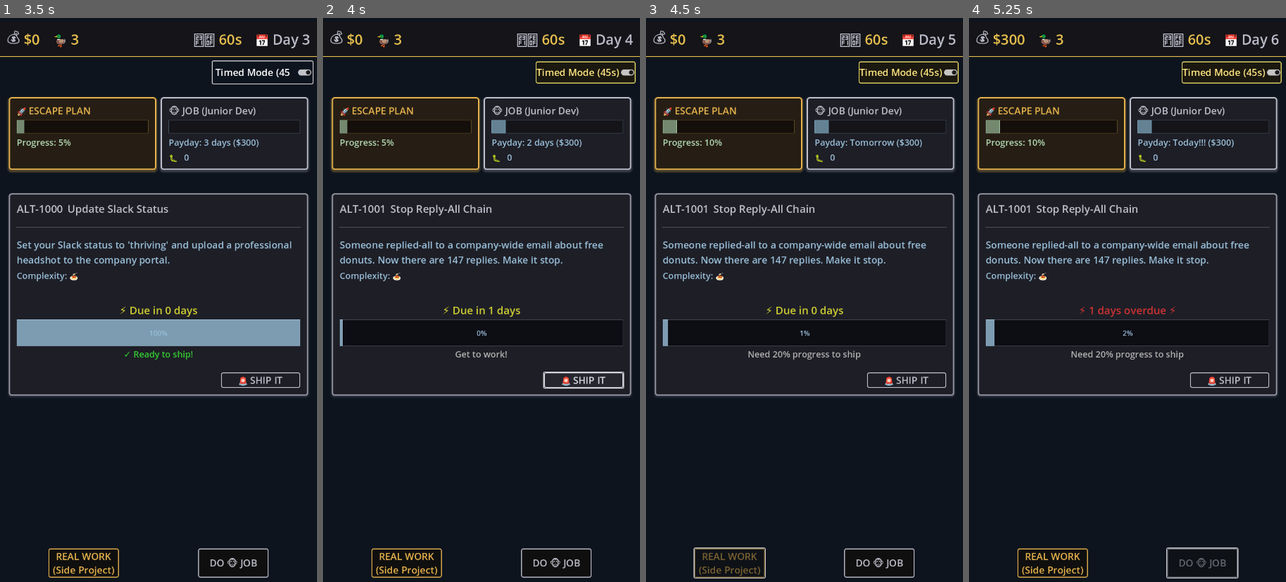
Above: before the commit, frames 1-4 (left to right).
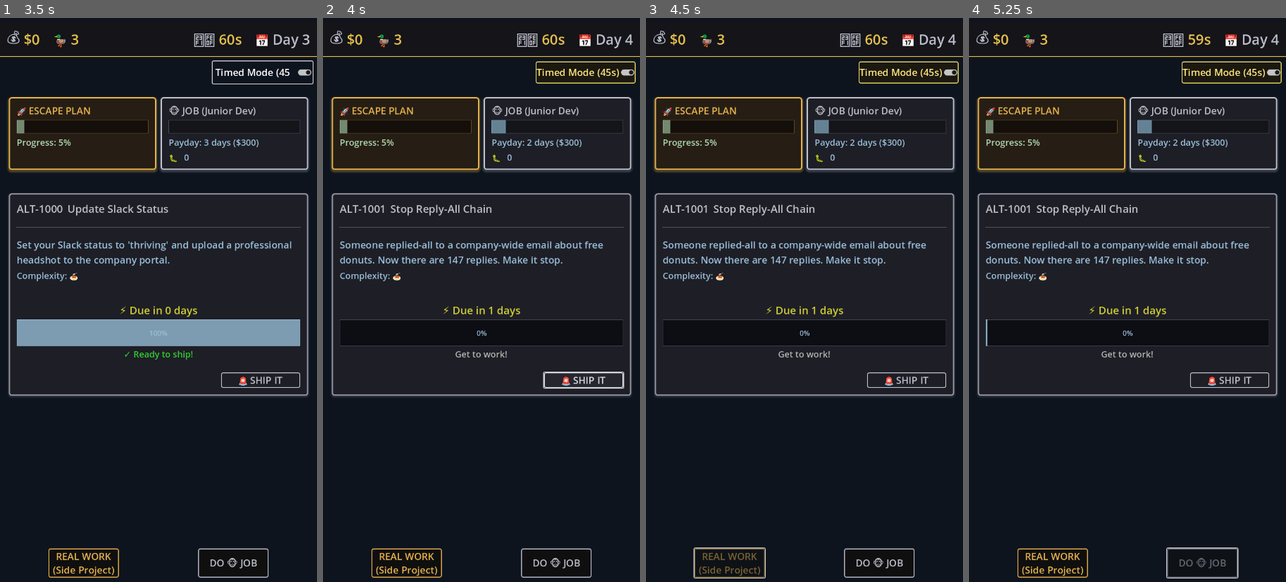
Above: after the commit, the same moments.

Repository: lmchoi/alt-f-this
Game: Godot game, scene res://scenes/game_ui.tscn
The game is run twice, just before and just after one commit, with the same random seed, the same clock (stepped at 60 frames per second) and the same inputs.
Inputs:
- Up to frame 1 (3.5 s): click "REAL WORK (Side Project)" at 0.5 s; click "🚨 SHIP IT" at 1.25 s; click "DO 🐵 JOB" at 2 s; click "Timed Mode (45s)" at 2.75 s
- Up to frame 2 (4 s): click "🚨 SHIP IT" at 3.5 s
- Up to frame 3 (4.5 s): click "REAL WORK (Side Project)" at 4.25 s
- Up to frame 4 (5.25 s): click "DO 🐵 JOB" at 5 s

Frame 1 is identical in both runs. In frame 2, less than 0.1% of the frame differs, in the area x 5-7%, y 53-59%; in frame 3, 0.6%; in frame 4, 1.1%, in the area x 5-98%, y 2-61%.

Commit message:
Add action system for timed mode player control

Diff:
--- a/autoloads/game_manager.gd
+++ b/autoloads/game_manager.gd
@@ -4,6 +4,13 @@
 enum GameMode {
 	CLASSIC,    # Turn-based: player clicks to advance
 	TIMED       # Real-time: auto-advance after timer expires
+}
+
+# Player action types (for timed mode)
+enum PlayerAction {
+	NONE,       # No action selected
+	WORKING,    # Player chose WORK action
+	HUSTLING    # Player chose HUSTLE action
 }
 
 # Action outcome types
@@ -59,6 +66,9 @@
 
 var game_mode := GameMode.CLASSIC  # Current game mode (classic turn-based or timed)
 
+# Timed mode player action (what the player is currently doing)
+var current_action := PlayerAction.NONE
+
 var current_task: Task:
 	set(value):
 		current_task = value
@@ -296,15 +306,25 @@
 	if current_task == null:
 		return
 
-	# Calculate how much work would be done in a full day
-	var bug_multiplier = get_bug_multiplier()
-	var daily_work = 100.0 / (current_task.complexity * bug_multiplier)
-
-	# Scale to this tick: (work_per_second) * (seconds_elapsed)
-	var work_per_second = daily_work / TIMED_MODE_DURATION
-	var work_this_tick = work_per_second * delta
-
-	current_task.do_work(work_this_tick)
+	# Apply work based on current action
+	match current_action:
+		PlayerAction.WORKING:
+			var bug_multiplier = get_bug_multiplier()
+			var daily_work = 100.0 / (current_task.complexity * bug_multiplier)
+			var work_per_second = daily_work / TIMED_MODE_DURATION
+			var work_this_tick = work_per_second * delta
+			current_task.do_work(work_this_tick)
+
+		PlayerAction.HUSTLING:
+			# 5% progress per day, scaled to per-second rate
+			var daily_hustle = 5.0
+			var hustle_per_second = daily_hustle / TIMED_MODE_DURATION
+			var hustle_this_tick = hustle_per_second * delta
+			side_project.progress = min(100, side_project.progress + hustle_this_tick)
+			side_project_updated.emit(side_project)
+
+		PlayerAction.NONE:
+			pass  # Do nothing
 
 func advance_turn():
 	"""Advance day and check all daily events."""
@@ -366,9 +386,10 @@
 		return ActionOutcome.DO_NOTHING
 
 	# In timed mode, work is applied incrementally via process_game_tick()
-	# This action just advances the day
+	# Set the action so work happens over time, but don't advance the day
 	if game_mode == GameMode.TIMED:
-		return ActionOutcome.NORMAL
+		current_action = PlayerAction.WORKING
+		return ActionOutcome.DO_NOTHING
 
 	# Classic mode: apply full day's work immediately
 	# _trigger_random_work_event():
@@ -408,7 +429,13 @@
 		event_occurred.emit({"text": "Side project is complete!\n\nNow you just need the money to escape...", "money": 0, "ducks": 0})
 		return ActionOutcome.DO_NOTHING
 
-	# Progress side project (5% per hustle)
+	# In timed mode, hustle is applied incrementally via process_game_tick()
+	# Set the action so hustle happens over time, but don't advance the day
+	if game_mode == GameMode.TIMED:
+		current_action = PlayerAction.HUSTLING
+		return ActionOutcome.DO_NOTHING
+
+	# Classic mode: apply full day's hustle immediately (5% per hustle)
 	var progress_gain = 5
 	side_project.progress = min(100, side_project.progress + progress_gain)
 	side_project_updated.emit(side_project)
--- a/scenes/game_ui.gd
+++ b/scenes/game_ui.gd
@@ -129,10 +129,10 @@
 	TimedModeController.resume_timer()
 
 func _on_timer_expired():
-	"""Handle timer expiration in timed mode - auto-advance with WORK action."""
+	"""Handle timer expiration in timed mode - advance to next day."""
 	if GameManager.game_mode == GameManager.GameMode.TIMED:
-		print("⏱️ Timer expired - auto-advancing with WORK action")
-		GameManager.process_turn("work")
+		print("⏱️ Timer expired - advancing to next day")
+		GameManager.advance_turn()
 
 func _on_next_day(_day: int):
 	"""Reset timer when advancing to next day in timed mode."""
Not shown, added: reference/refactoring-gamemode-architecture.md
